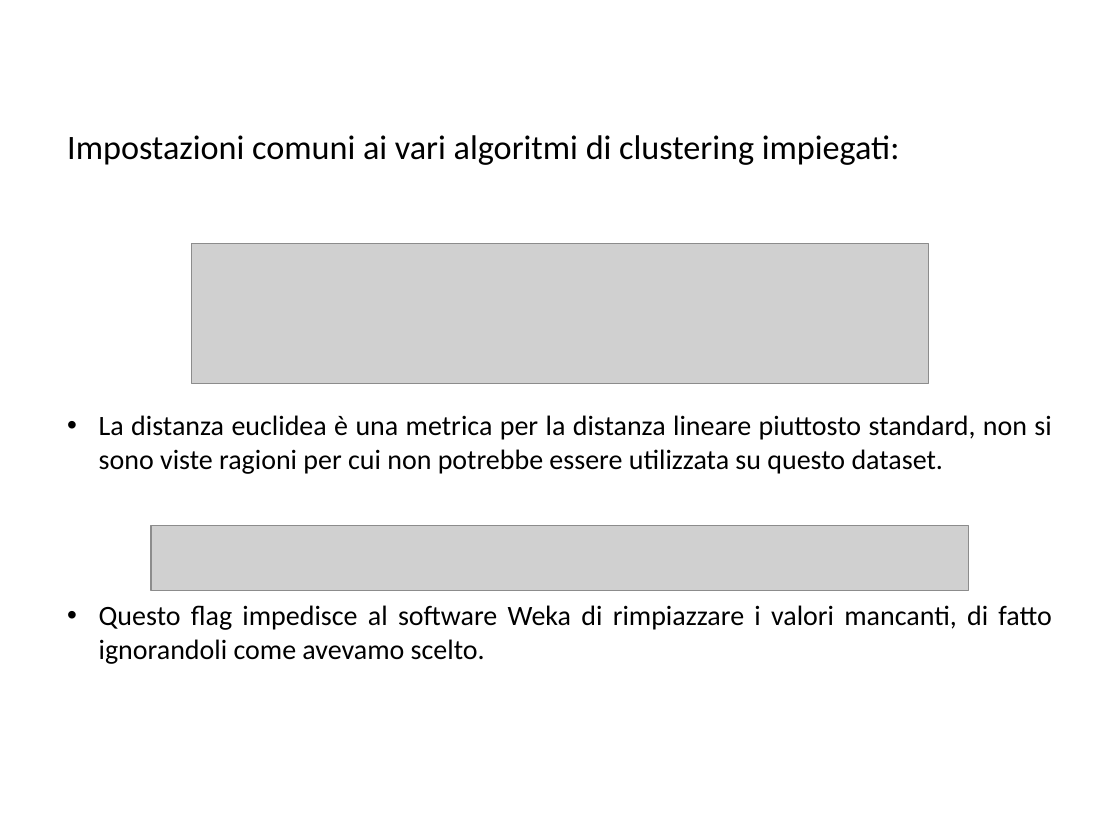
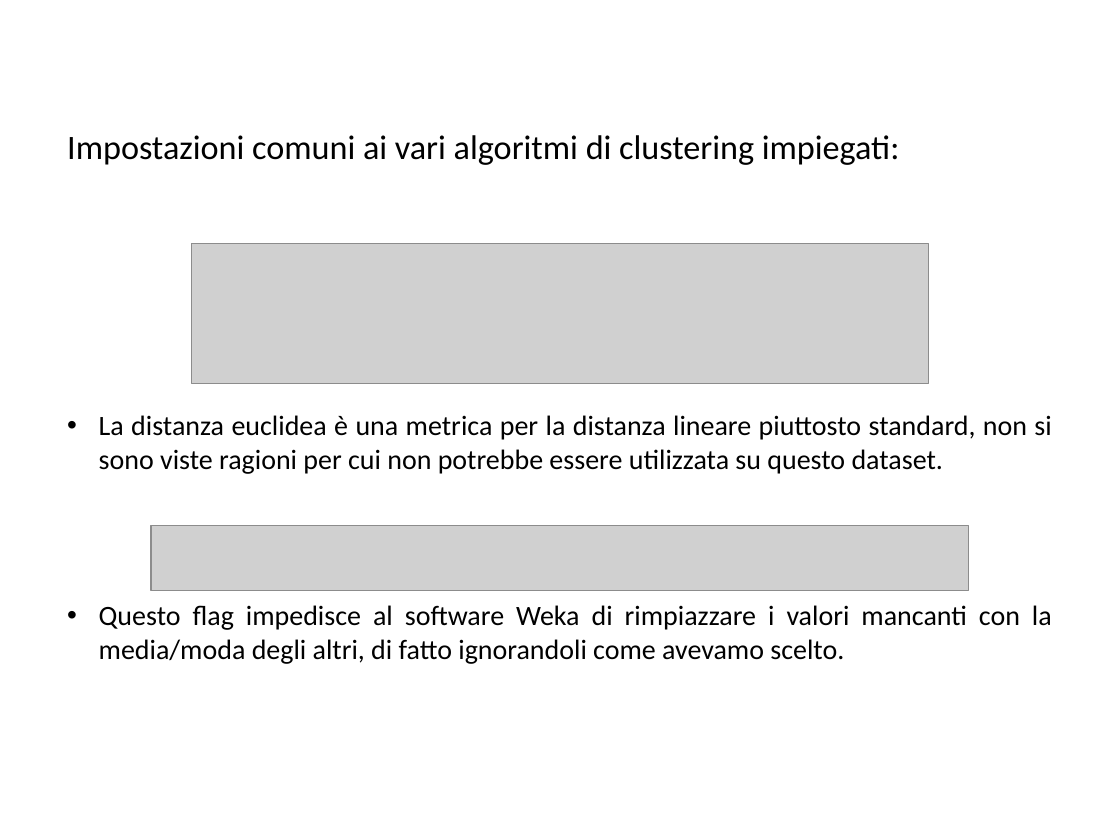
Before and after one commit to BlacknDecker/unifi, a slide deck: slide 39 of relazione.pptx. Drawn at 1120x840 pixels with LibreOffice and Linux fonts; fonts in the diff are those of the drawing; grey boxes stand for pictures; background and template pictures are left out. Boxes give left, top, right and bottom in pixels: in the first picture for what was removed or moved away, otherwise in the second. Text is boxed around its words. In the diff, an @@ line names an element or a change of style, - is before the commit and + after.

```diff
--- a/relazione.pptx
+++ b/relazione.pptx
@@ text at (99,605,1052,664): text changed @@
-• Questo flag impedisce al software Weka di rimpiazzare i valori mancanti, di fatto ignorandoli come avevamo scelto.
+• Questo flag impedisce al software Weka di rimpiazzare i valori mancanti con la media/moda degli altri, di fatto ignorandoli come avevamo scelto.
```
Also in this commit, not shown: 6 other slides changed, 5 slides added, 1 slide removed, 8 other files.
